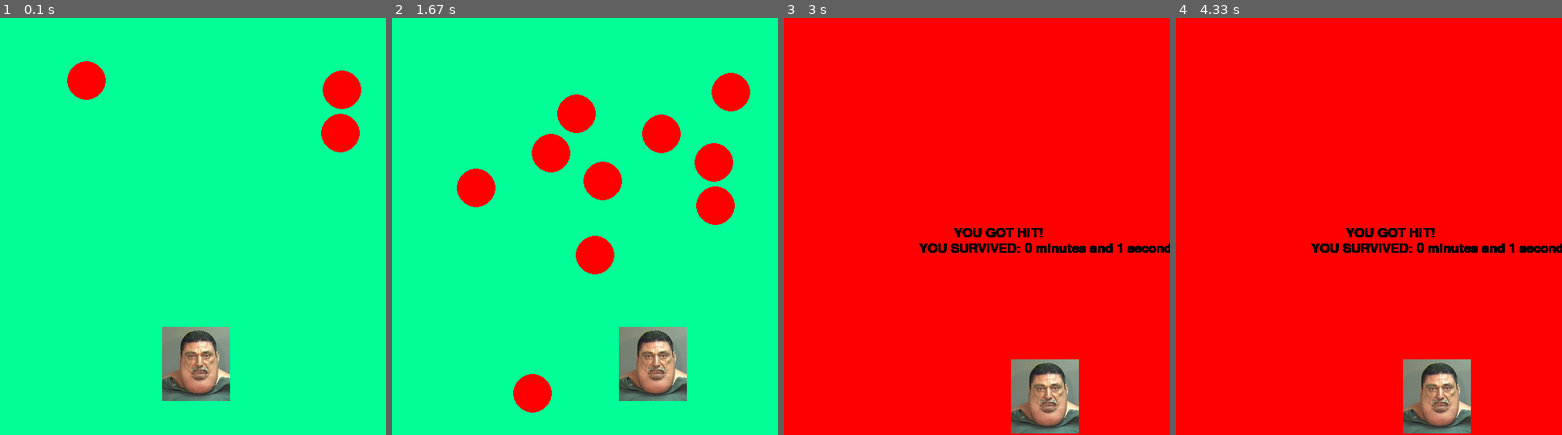
Above: before the commit, frames 1-4 (left to right).
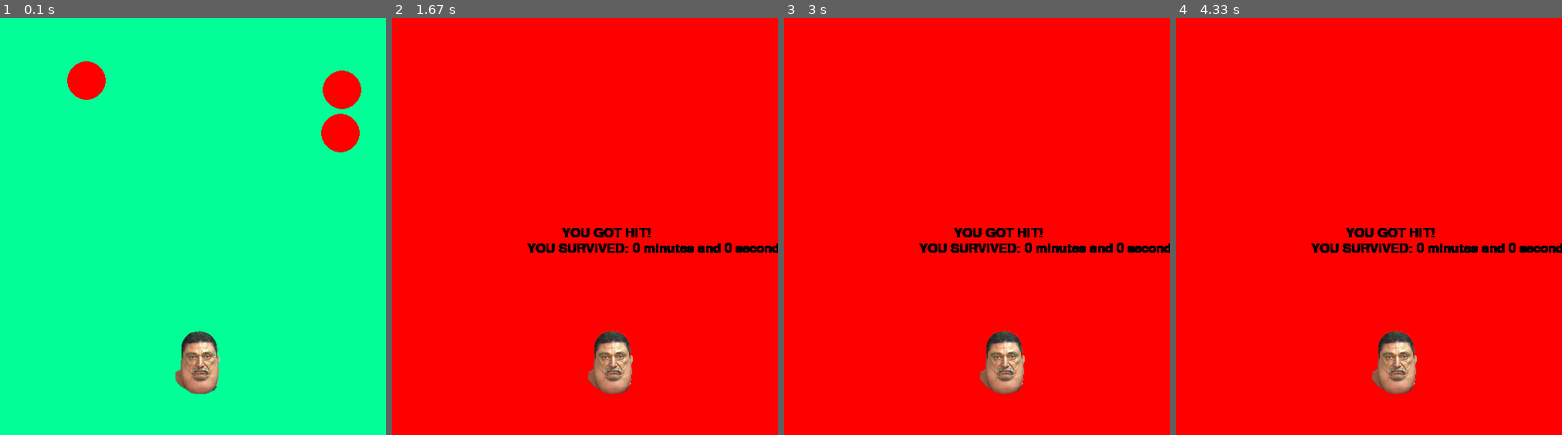
Above: after the commit, the same moments.

Repository: Ajay-Mohanraj/Evader
Game: pygame game, started from testing123.py
Same seed, same stepped clock (60 frames per second), same inputs: the game is played once before the commit and once after it.
Inputs:
- Up to frame 1 (0.1 s): no input
- Up to frame 2 (1.67 s): hold Right 0.33-0.8 s; hold Up 0.83-1.13 s; hold Right 1.17-1.63 s
- Up to frame 3 (3 s): hold Down 1.67-2.2 s; hold Left 2.57-2.97 s
- Up to frame 4 (4.33 s): no input

The runs differ from the first frame. In frame 1, 2.2% of the frame differs, in the area x 42-60%, y 74-92%; in frame 2, 93%, in the area x 0-100%, y 0-100%; in frame 3, 4.4%; in frame 4, 4.3%.

Commit message:
Merge remote-tracking branch 'origin/master'
# Conflicts:
#	EggRoulette.py

Diff:
--- a/testing123.py
+++ b/testing123.py
@@ -14,6 +14,7 @@
 y = 400
 width = 88
 height = 96
+radius = 4
 vel = 3
 
 BALL_SIZE = 25
@@ -28,7 +29,11 @@
 
 class Player(object):
 
-    def __init__(self, x, y, width, height, velocity=2, image="ohya.jpg"):
+
+
+
+    def __init__(self, x, y, width, height, radius, velocity=2, image="ohyabest.png"):
+
 
         self.isJump = False
         self.jumpCount = 10
@@ -37,6 +42,7 @@
         self.vel = velocity
         self.w = width
         self.h = height
+        self.r = radius
         self.player = pygame.image.load(image)
 
     def work(self):
@@ -104,7 +110,8 @@
 run = True
 
 timer = Timer(frame_count, frame_rate)
-player1 = Player(x, y, width, height, vel, "ohya.jpg")
+
+player1 = Player(x, y, width, height, radius, vel, "ohyabest.png")
 
 while run:
     clock.tick(frame_rate)
@@ -141,10 +148,9 @@
 
     for ball in ball_list:
 
-        if ((player1.x - 44) <= ball.x - 12.5 <= (player1.x + 44) or (player1.x - 44) <= ball.x + 12.5 <= (player1.x + 44)) and ((player1.y - 48) <= ball.y - 12.5 <= (player1.y + 48) or (player1.y - 48) <= ball.y + 12.5 <= (player1.y + 48)):
+        if ((((player1.x - ball.x) ** 2) + ((player1.x - ball.x) ** 2)) ** 1/2) < player1.r + BALL_SIZE:
             win.fill((255, 0, 0))
             run = False
-
         else:
 
             pygame.draw.circle(win, (255, 0, 0), (ball.x, ball.y), BALL_SIZE)
